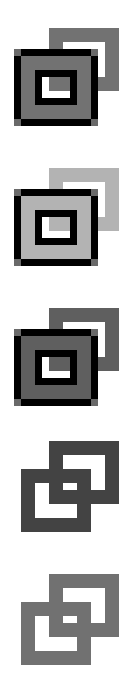
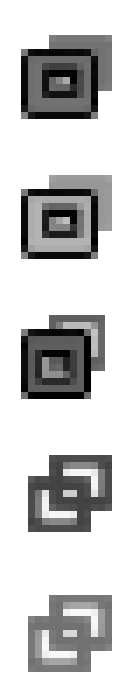
Layers edited between the first and the second 140 × 700 image:
added layer "Shape 3 copy 11" above "Shape 3 copy 4" over [28, 196, 91, 252]
painted on "Shape 3 copy 4" over [21, 56, 91, 119]
added layer "Shape 3 copy 12" above "Shape 3 copy 3" over [49, 175, 112, 231]
painted on "Shape 3 copy 3" over [49, 28, 119, 91]
painted on "Shape 3 copy 10" over [21, 602, 91, 672]
painted on "Shape 3 copy 9" over [49, 574, 119, 651]
painted on "Shape 3 copy 8" over [21, 469, 91, 532]
painted on "Shape 3 copy 7" over [49, 441, 119, 511]
painted on "Shape 3 copy 6" over [21, 336, 91, 399]
painted on "Shape 3 copy 5" over [49, 308, 119, 371]
removed layer "Shape 3 copy" over [21, 196, 91, 259]
removed layer "Shape 3 copy 2" over [49, 168, 119, 231]
